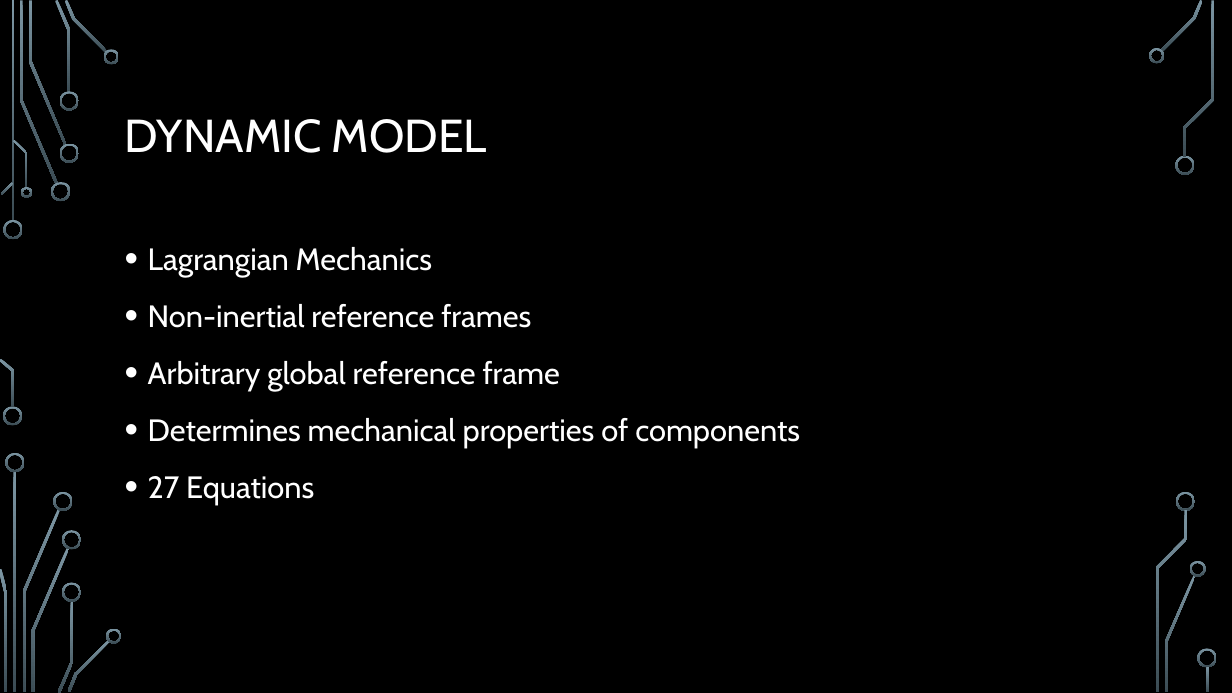
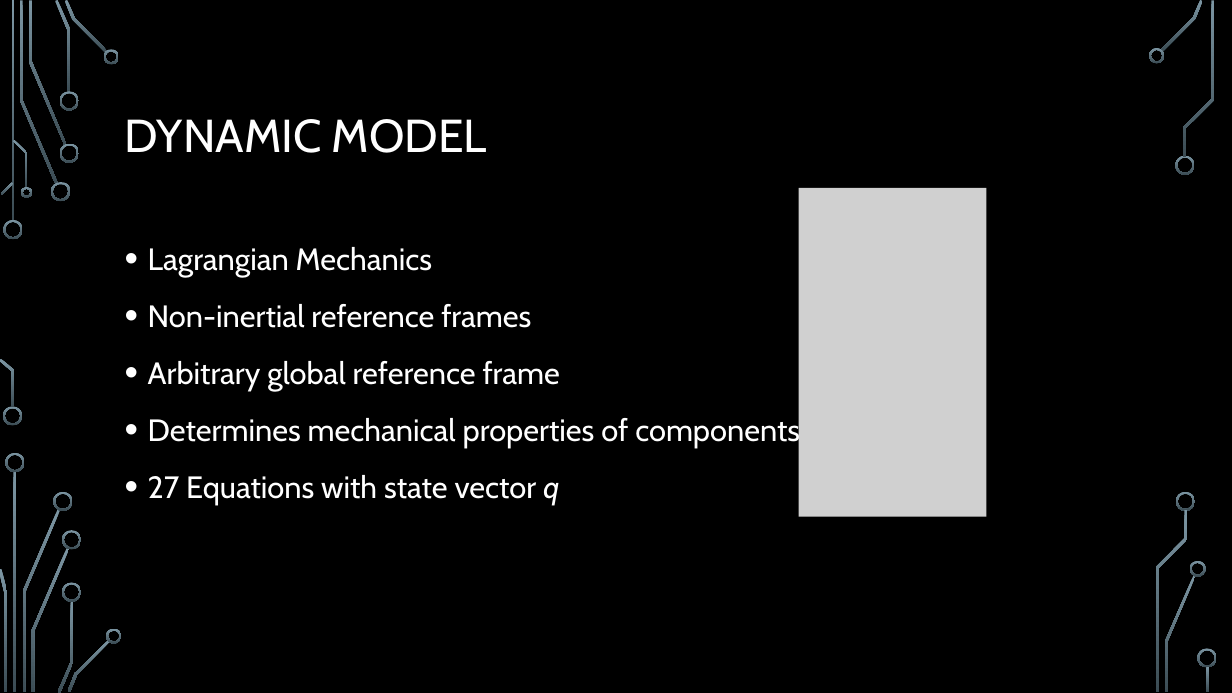
Before and after one commit to Logiant/AgileRoboticControls, a slide deck: slide 13 of Documentation/Presentation/Design Powerpoint.pptx. Drawn at 1232x693 pixels with LibreOffice and Linux fonts; fonts in the diff are those of the drawing; grey boxes stand for pictures; background and template pictures are left out. Boxes give left, top, right and bottom in pixels: in the first picture for what was removed or moved away, otherwise in the second. Text is boxed around its words. In the diff, an @@ line names an element or a change of style, - is before the commit and + after.

```diff
--- a/Documentation/Presentation/Design Powerpoint.pptx
+++ b/Documentation/Presentation/Design Powerpoint.pptx
@@ picture added at [799,188,986,517] @@
@@ text at [148,475,559,505]: text changed @@
-• 27 Equations
+• 27 Equations with state vector q
```
Also in this commit, not shown: 1 other slide changed, 1 slide added, 1 slide removed, 4 other files.
